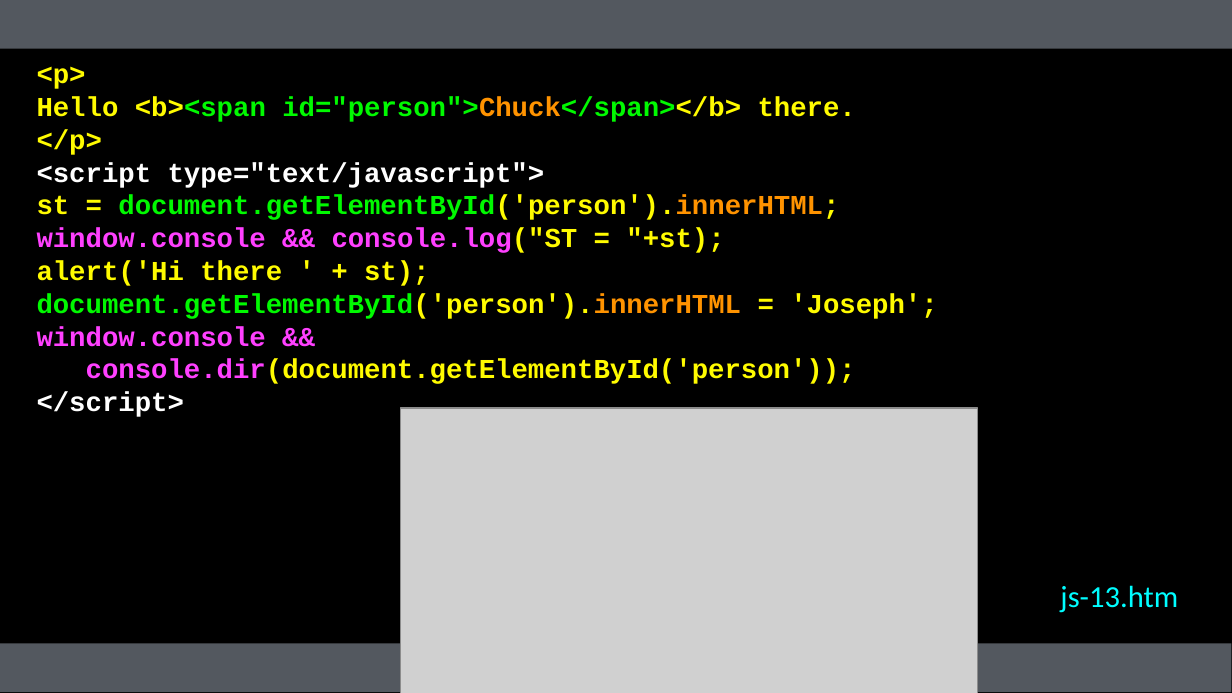
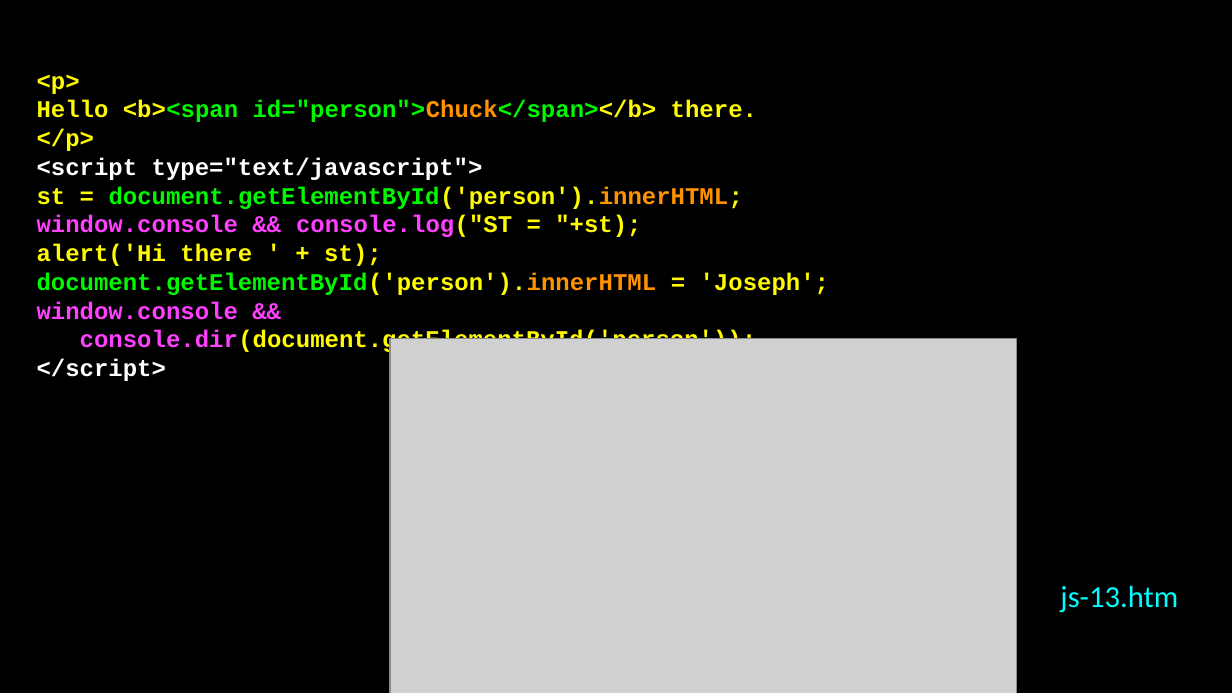
Before and after one commit to csev/wa4e, a slide deck: slide 49 of lectures/JS-01-JavaScript.ppt. Drawn at 1232x693 pixels with LibreOffice and Linux fonts; fonts in the diff are those of the drawing; grey boxes stand for pictures. Boxes give left, top, right and bottom in pixels: in the first picture for what was removed or moved away, otherwise in the second. Text is boxed around its words. In the diff, an @@ line names an element or a change of style, - is before the commit and + after.

```diff
--- a/lectures/JS-01-JavaScript.ppt
+++ b/lectures/JS-01-JavaScript.ppt
@@ rectangle removed at bbox=[0, 0, 1232, 49] @@
@@ free "<p>": place and size @@
-free "<p>" at bbox=[33, 23, 1193, 451]
+free "<p>" at bbox=[33, 49, 1193, 398]
@@ free "<p>" at bbox=[33, 49, 1193, 398]: size 16 to 14 pt @@
@@ picture: place and size @@
-picture at bbox=[400, 408, 978, 693]
+picture at bbox=[391, 339, 1018, 693]
@@ rectangle at bbox=[0, 643, 1232, 692]: fill #53585F to #000000 @@
```
Also in this commit, not shown: 52 other slides changed, 1 slide added, 1 slide removed, 15 other files.
